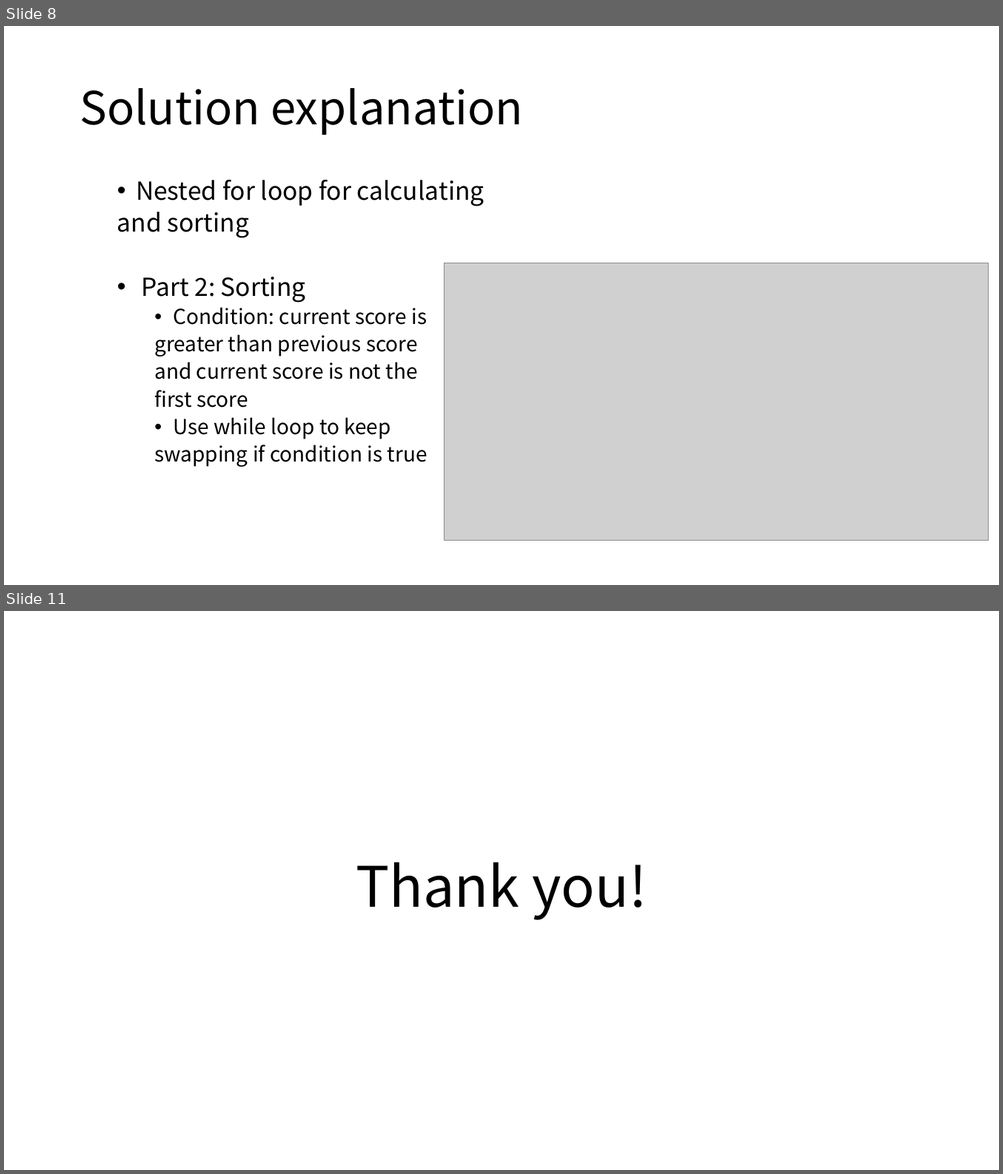
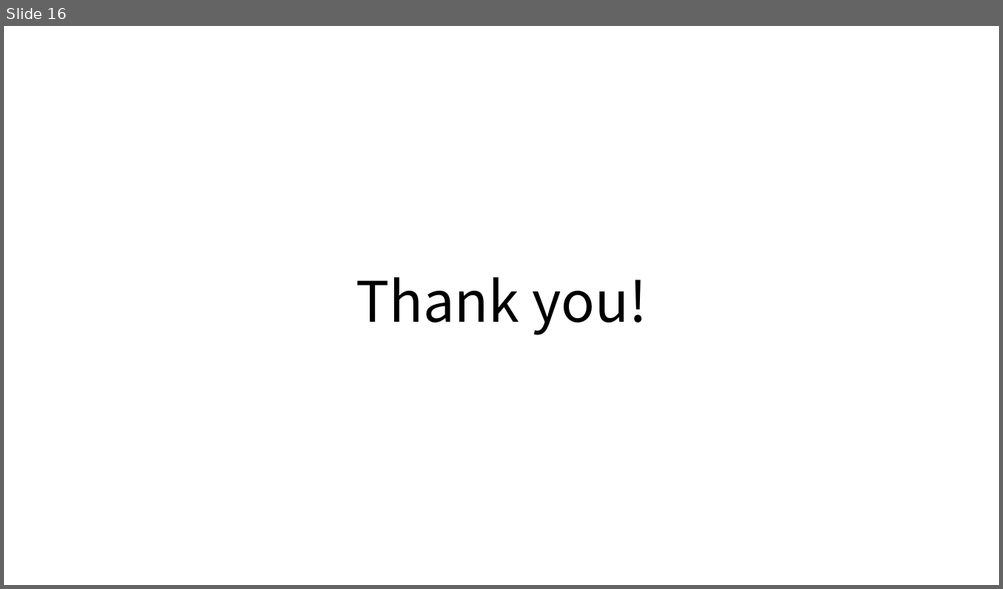
Before and after one commit to gdlee412/Problem-Solving-Techniques, a slide deck: 자료/Report template/Report for exercise or homework.pptx. Shown one above the other, each under a label of ours: slides 8 and 11 before the commit, slide 16 after it; the slides between them are not shown. The pictures are 1003x1174 and 1003x589 pixels, drawn with LibreOffice and Linux fonts; fonts in the diff are those of the drawing; grey boxes stand for pictures. Boxes give left, top, right and bottom in pixels: in the first picture for what was removed or moved away, otherwise in the second. Text is boxed around its words. In the diff, an @@ line names an element or a change of style, - is before the commit and + after.

```diff
--- a/자료/Report template/Report for exercise or homework.pptx
+++ b/자료/Report template/Report for exercise or homework.pptx
@@ slide 8 removed at box(4, 26, 999, 585), background #FFFFFF @@
@@ title removed at box(79, 88, 523, 135) @@
-Solution explanation
@@ text removed at box(117, 180, 484, 467) @@
-  • Nested for loop for calculating
-  and sorting
-  • Part 2: Sorting
-    • Condition: current score is
-    greater than previous score
-    and current score is not the
-    first score
-    • Use while loop to keep
-    swapping if condition is true
@@ picture removed at box(444, 264, 988, 541) @@
@@ what was slide 11 is now slide 16 @@
```
Also in this commit, not shown: 5 slides changed, 10 slides added, 4 other slides removed, 1 other file.
